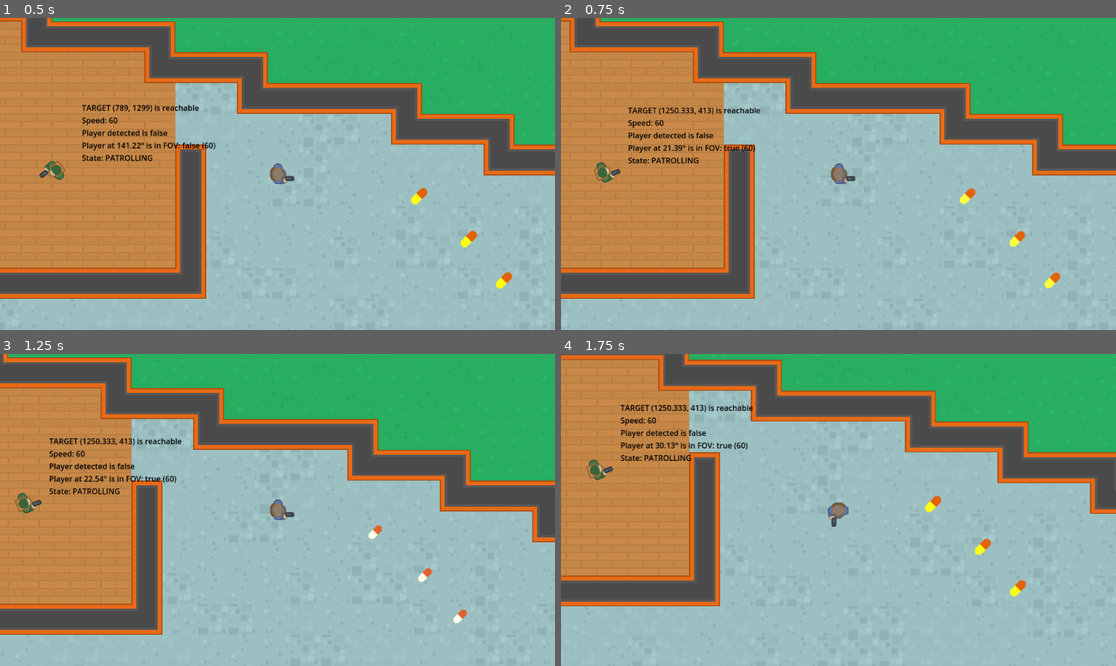
Above: before the commit, frames 1-4 (two rows, left to right).
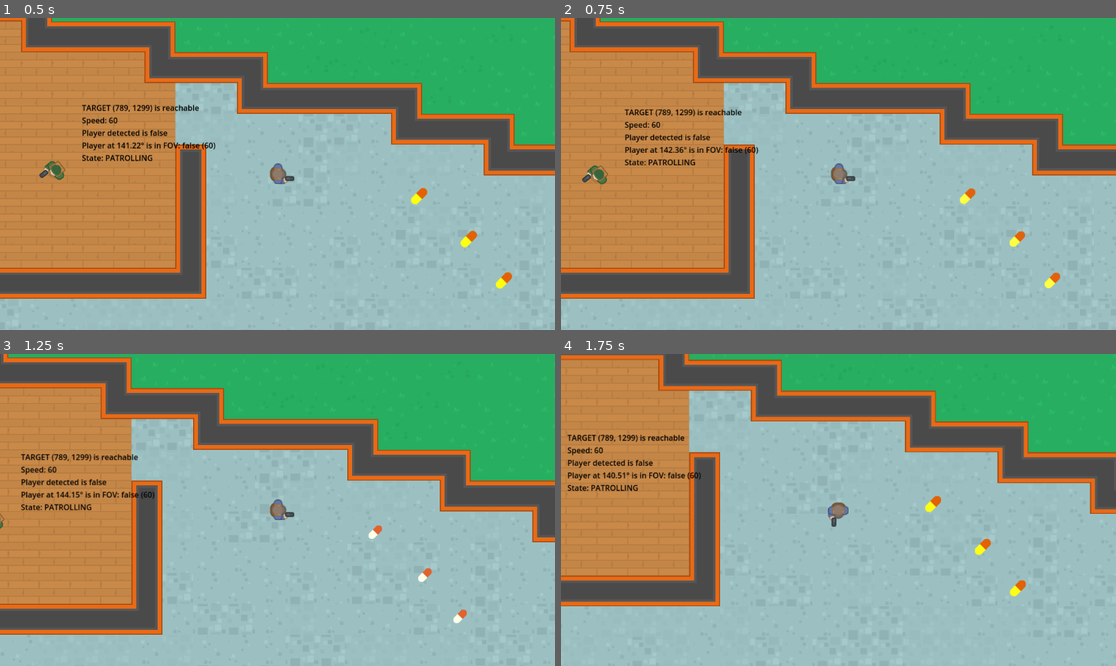
Above: after the commit, the same moments.

Repository: fj0lverkr/do-not-mind-me
Game: Godot game, scene res://scenes/level_map/level_map.tscn
Two runs of this game, one before a commit and one after it. Both use one fixed random seed, a clock stepped at 60 frames per second and the inputs below. Sound files missing from this copy of the repository are replaced by a short silence.
Inputs (mouse positions are in pixels of both pictures, inside the frame that each line leads up to):
- Up to frame 1 (0.5 s): no input
- Up to frame 2 (0.75 s): move the mouse to (960, 158) at 0.52 s; hold D (right) from 0.53 s (still down); click (960, 158) at 0.6 s
- Up to frame 3 (1.25 s): keep holding D (right)
- Up to frame 4 (1.75 s): move the mouse to (727, 525) at 1.27 s; release D (right) at 1.28 s; hold S (down) from 1.28 s (still down); click (727, 525) at 1.35 s

Frame 1 is identical in both runs. In frame 2, 1.5% of the frame differs, in the area x 3-36%, y 28-54%; in frame 3, 1.9%; in frame 4, 2.0%, in the area x 1-35%, y 16-44%.

Commit message:
implement shooting

Diff:
--- /dev/null
+++ b/scenes/bullet/bullet.gd
@@ -0,0 +1,43 @@
+class_name Bullet
+extends Area2D
+
+const SPEED: float = 250.0
+const FULL_SIZE: Vector2 = Vector2(0.35, 0.35)
+
+@onready
+var _sprite: Sprite2D = $Sprite2D
+
+var _direction: Vector2
+var _target: Vector2 = Vector2.ZERO
+
+
+func _ready() -> void:
+    look_at(_target)
+    _sprite.scale = Vector2(0.001, 0.001)
+    _animate_in()
+
+
+func _process(delta: float) -> void:
+    position += SPEED * delta * _direction
+
+
+func setup(pos: Vector2, target: Vector2) -> void:
+    _target = target
+    _direction = pos.direction_to(_target)
+    global_position = pos
+
+
+func _animate_in() -> void:
+    var t: Tween = create_tween()
+    t.tween_property(_sprite, "scale", FULL_SIZE, 0.03)
+
+
+func _remove_bullet(explosion: bool) -> void:
+    if explosion:
+        ObjectFactory.create_explosion(global_position)
+
+    queue_free()
+
+
+func _on_body_entered(body: Node2D) -> void:
+    _remove_bullet(not body is Player)
--- /dev/null
+++ b/scenes/bullet/bullet.tscn
@@ -0,0 +1,24 @@
+[gd_scene load_steps=4 format=3 uid="uid://fm7usmc5bbkd"]
+
+[ext_resource type="Texture2D" uid="uid://bedjad8u3kxay" path="res://assets/images/bulletRed_outline.png" id="1_67wjl"]
+[ext_resource type="Script" path="res://scenes/bullet/bullet.gd" id="1_xx0qf"]
+
+[sub_resource type="CapsuleShape2D" id="CapsuleShape2D_6uvqr"]
+radius = 3.0
+height = 12.0
+
+[node name="Bullet" type="Area2D"]
+collision_layer = 2
+collision_mask = 5
+script = ExtResource("1_xx0qf")
+
+[node name="Sprite2D" type="Sprite2D" parent="."]
+rotation = 1.5708
+scale = Vector2(0.35, 0.35)
+texture = ExtResource("1_67wjl")
+
+[node name="CollisionShape2D" type="CollisionShape2D" parent="."]
+rotation = 1.5708
+shape = SubResource("CapsuleShape2D_6uvqr")
+
+[connection signal="body_entered" from="." to="." method="_on_body_entered"]
--- /dev/null
+++ b/scenes/gun/gun.gd
@@ -0,0 +1,10 @@
+class_name Gun
+extends Node2D
+
+@onready
+var _sfx: AudioStreamPlayer2D = $SFX
+
+
+func shoot(target: Vector2) -> void:
+	SoundManager.play_2d(_sfx, SoundManager.SOUND.LASER)
+	ObjectFactory.create_bullet(global_position, target)
--- /dev/null
+++ b/scenes/gun/gun.tscn
@@ -0,0 +1,8 @@
+[gd_scene load_steps=2 format=3 uid="uid://cihygiqg7aitu"]
+
+[ext_resource type="Script" path="res://scenes/gun/gun.gd" id="1_5mllo"]
+
+[node name="Gun" type="Node2D"]
+script = ExtResource("1_5mllo")
+
+[node name="SFX" type="AudioStreamPlayer2D" parent="."]
--- a/scenes/npc/npc.gd
+++ b/scenes/npc/npc.gd
@@ -19,7 +19,7 @@
 }
 
 @onready
-var _sprite: Sprite2D = $Sprite2D
+var _sprite_and_gun: Node2D = $SpriteAndGun
 @onready
 var _debug_label: Label = $DebugLabel
 @onready
@@ -32,6 +32,8 @@
 var _emote: Sprite2D = $Emote
 @onready
 var _sfx: AudioStreamPlayer2D = $AudioStreamPlayer2D
+@onready
+var _gun: Gun = $SpriteAndGun/Gun
 
 @export
 var _patrol_points_node: NodePath
@@ -52,9 +54,6 @@
 
 
 func _physics_process(_delta: float) -> void:
-	if Input.is_action_just_released("set_target"):
-		_set_off_patrol_target(get_global_mouse_position())
-
 	_point_raycast_to_player()
 	_update_state()
 	_update_navigation()
@@ -74,19 +73,19 @@
 	match s:
 		NPC_STATE.CHASING:
 			_tween.set_loops()
-			_tween.tween_property(_sprite, "modulate", Color.RED, 0.2).set_trans(Tween.TRANS_SINE)
-			_tween.tween_property(_sprite, "modulate", Color.WHITE, 0.2).set_trans(Tween.TRANS_SINE)
+			_tween.tween_property(_sprite_and_gun, "modulate", Color.RED, 0.2).set_trans(Tween.TRANS_SINE)
+			_tween.tween_property(_sprite_and_gun, "modulate", Color.WHITE, 0.2).set_trans(Tween.TRANS_SINE)
 
 		NPC_STATE.SEARCHING:
 			_tween.set_loops()
-			_tween.tween_property(_sprite, "modulate", Color.YELLOW, 0.3).set_trans(Tween.TRANS_SINE)
-			_tween.tween_property(_sprite, "modulate", Color.WHITE, 0.3).set_trans(Tween.TRANS_SINE)
+			_tween.tween_property(_sprite_and_gun, "modulate", Color.YELLOW, 0.3).set_trans(Tween.TRANS_SINE)
+			_tween.tween_property(_sprite_and_gun, "modulate", Color.WHITE, 0.3).set_trans(Tween.TRANS_SINE)
 
 
 func _reset_tween() -> void:
 	_tween.kill()
 	var t: Tween = create_tween()
-	t.tween_property(_sprite, "modulate", Color.WHITE, 0.01)
+	t.tween_property(_sprite_and_gun, "modulate", Color.WHITE, 0.01)
 
 
 func _set_state(s: NPC_STATE) -> void:
@@ -148,7 +147,7 @@
 	if _nav_agent.is_target_reachable():
 		if not _nav_agent.is_navigation_finished():
 			var next_nav_point: Vector2 = _nav_agent.get_next_path_position()
-			_sprite.look_at(next_nav_point)
+			_sprite_and_gun.look_at(next_nav_point)
 			velocity = global_position.direction_to(next_nav_point) * SPEED[_current_state]
 			move_and_slide()
 		else:
@@ -216,8 +215,19 @@
 	_debug_label.text = s
 
 
+func _shoot() -> void:
+	_gun.shoot(_player_ref.global_position)
+
+
 func _on_nav_map_changed(_map: RID) -> void:
 	if !is_physics_processing():
 		set_physics_process(true)
 		_set_patrol_points()
 		_patrol_to(_current_point)
+
+
+func _on_shoot_timer_timeout() -> void:
+	if _current_state != NPC_STATE.CHASING:
+		return
+
+	_shoot()
--- a/scenes/npc/npc.tscn
+++ b/scenes/npc/npc.tscn
@@ -1,20 +1,26 @@
-[gd_scene load_steps=5 format=3 uid="uid://bpm84dseq2m1q"]
+[gd_scene load_steps=6 format=3 uid="uid://bpm84dseq2m1q"]
 
 [ext_resource type="Script" path="res://scenes/npc/npc.gd" id="1_3vhv5"]
 [ext_resource type="Texture2D" uid="uid://b8kmwcaudwpk1" path="res://assets/images/soldier1_gun.png" id="1_ntg7y"]
 [ext_resource type="Texture2D" uid="uid://c243wedjtikc1" path="res://assets/images/emotes/8665321_exclamation_icon.png" id="3_bsjub"]
+[ext_resource type="PackedScene" uid="uid://cihygiqg7aitu" path="res://scenes/gun/gun.tscn" id="4_ukgr5"]
 
 [sub_resource type="CircleShape2D" id="CircleShape2D_8rcy0"]
 radius = 16.1245
 
 [node name="NPC" type="CharacterBody2D"]
 collision_layer = 8
-collision_mask = 7
+collision_mask = 5
 script = ExtResource("1_3vhv5")
 
-[node name="Sprite2D" type="Sprite2D" parent="."]
+[node name="SpriteAndGun" type="Node2D" parent="."]
+
+[node name="Sprite2D" type="Sprite2D" parent="SpriteAndGun"]
 texture = ExtResource("1_ntg7y")
 offset = Vector2(10, 0)
+
+[node name="Gun" parent="SpriteAndGun" instance=ExtResource("4_ukgr5")]
+position = Vector2(33, 10)
 
 [node name="CollisionShape2D" type="CollisionShape2D" parent="."]
 shape = SubResource("CircleShape2D_8rcy0")
@@ -47,3 +53,9 @@
 texture = ExtResource("3_bsjub")
 
 [node name="AudioStreamPlayer2D" type="AudioStreamPlayer2D" parent="."]
+
+[node name="ShootTimer" type="Timer" parent="."]
+wait_time = 1.5
+autostart = true
+
+[connection signal="timeout" from="ShootTimer" to="." method="_on_shoot_timer_timeout"]
--- a/singletons/object_factory.gd
+++ b/singletons/object_factory.gd
@@ -1,9 +1,16 @@
 extends Node
 
 const EXPLOSION: PackedScene = preload("res://scenes/explosion/explosion.tscn")
+const BULLET: PackedScene = preload("res://scenes/bullet/bullet.tscn")
 
 
 func create_explosion(pos: Vector2) -> void:
     var e: Explosion = EXPLOSION.instantiate()
     e.global_position = pos
     get_tree().root.add_child(e)
+
+
+func create_bullet(pos: Vector2, target: Vector2) -> void:
+    var b: Bullet = BULLET.instantiate()
+    b.setup(pos, target)
+    get_tree().root.add_child(b)
--- a/singletons/sound_manager.gd
+++ b/singletons/sound_manager.gd
@@ -20,7 +20,9 @@
 
 const EXPLOSION: AudioStream = preload("res://assets/sounds/sfx_exp_medium4.wav")
 
-enum SOUND {GASP, PICKUP, EXPLOSION}
+const LASER: AudioStream = preload("res://assets/sounds/sfx_wpn_laser2.wav")
+
+enum SOUND {GASP, PICKUP, EXPLOSION, LASER}
 
 
 func play_2d(p: AudioStreamPlayer2D, s: SOUND) -> void:
@@ -31,5 +33,7 @@
             p.stream = PICKUPS.pick_random()
         SOUND.EXPLOSION:
             p.stream = EXPLOSION
+        SOUND.LASER:
+            p.stream = LASER
 
     p.play()
